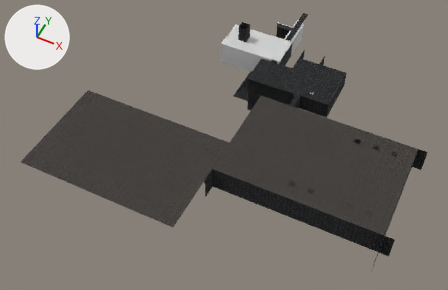
What one commit did to the OBJ model project/models/MapCobble.obj.
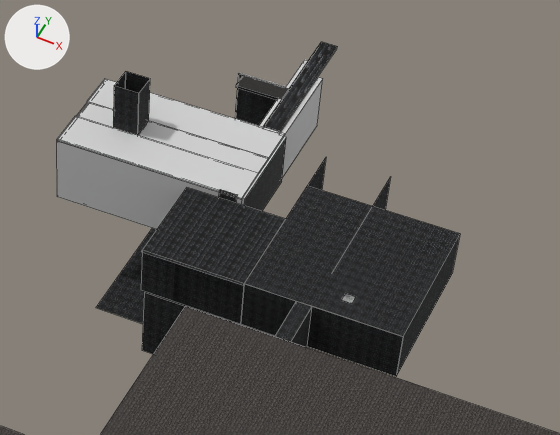
The first picture shows the older version from a 50 mm lens placed at (125.0, -278.0, 248.0), pointed at (21.0, -68.0, -14.0). The close-ups show both versions on the part from 45% to 84% of the width and 0% to 47% of the height of that picture; other places that the commit changed are outside them. Lighting does not change. The marker at upper left points along +X, +Y and +Z. The close-ups show mesh edges as thin lines. Where no turn or scale is listed for an object, it has been applied to the vertices.

Objects in the first close-up: 'Cube.005_Cube.027', 'Entrance_Wall.001_Cube.001', 'Entrance_Wall.002_Cube.023', 'Entrance_Wall.006_Cube.010', 'Entrance_Wall.007_Cube.020', 'Entrance_Wall.008_Cube.021', 'Plane.002_Plane.003', 'Plane.006_Plane.008', 'Plane.008_Plane.000', 'Plane.016_Plane.017', 'Plane.020_Plane.021', 'Plane.028_Plane.029'.
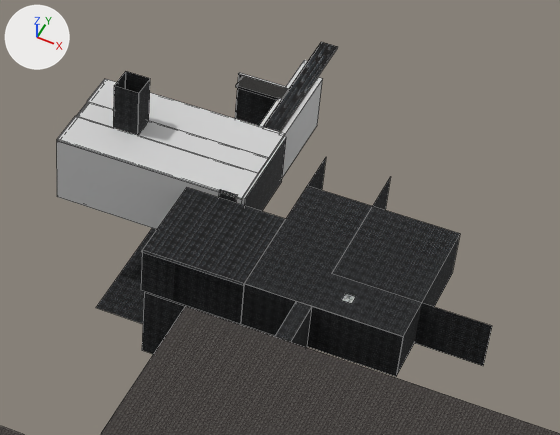
What differs and where, as boxes (x1, y1, x2, y2) in the close-ups (560 x 435 px):
'Plane.011_Plane.000', added (black): after (415, 303, 492, 366)
'Plane.102_Plane.104', unchanged, covered by the edit: before (142, 293, 185, 354)
'Plane.102_Plane.001', unchanged, uncovered by the edit: after (142, 293, 185, 354)

What changed in the scene script:
```text
Add me_plane_011_plane_000:
    me_plane_011_plane_000.from_pydata(...)  # 4 vertices, 1 face; spans x 50.0..80.0, y -20.5, z -5.5..4.5
    me_plane_011_plane_000.materials.append(mat_none)  # picture img_black_cobble_rotated_jpg
Add ob_plane_011_plane_000:
    ob_plane_011_plane_000 = bpy.data.objects.new('Plane.011_Plane.000', me_plane_011_plane_000)
    ob_plane_011_plane_000.location = (0.0, 0.0, 0.0)
```
